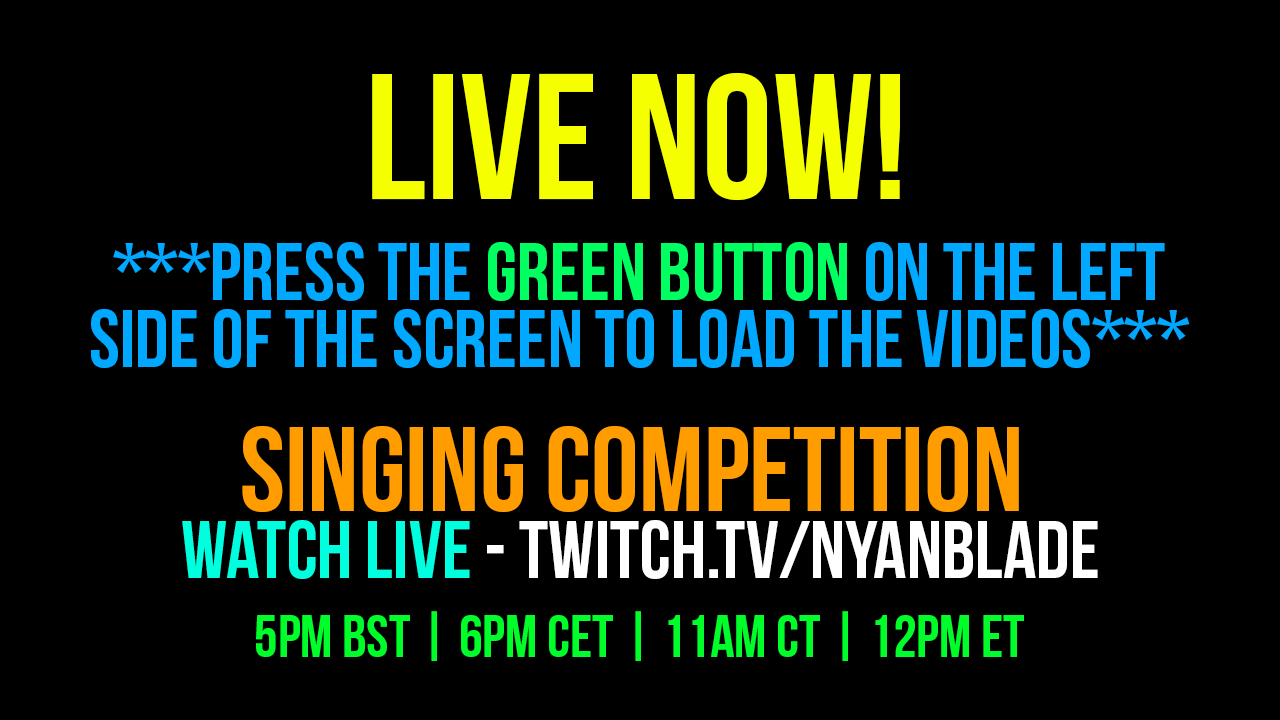
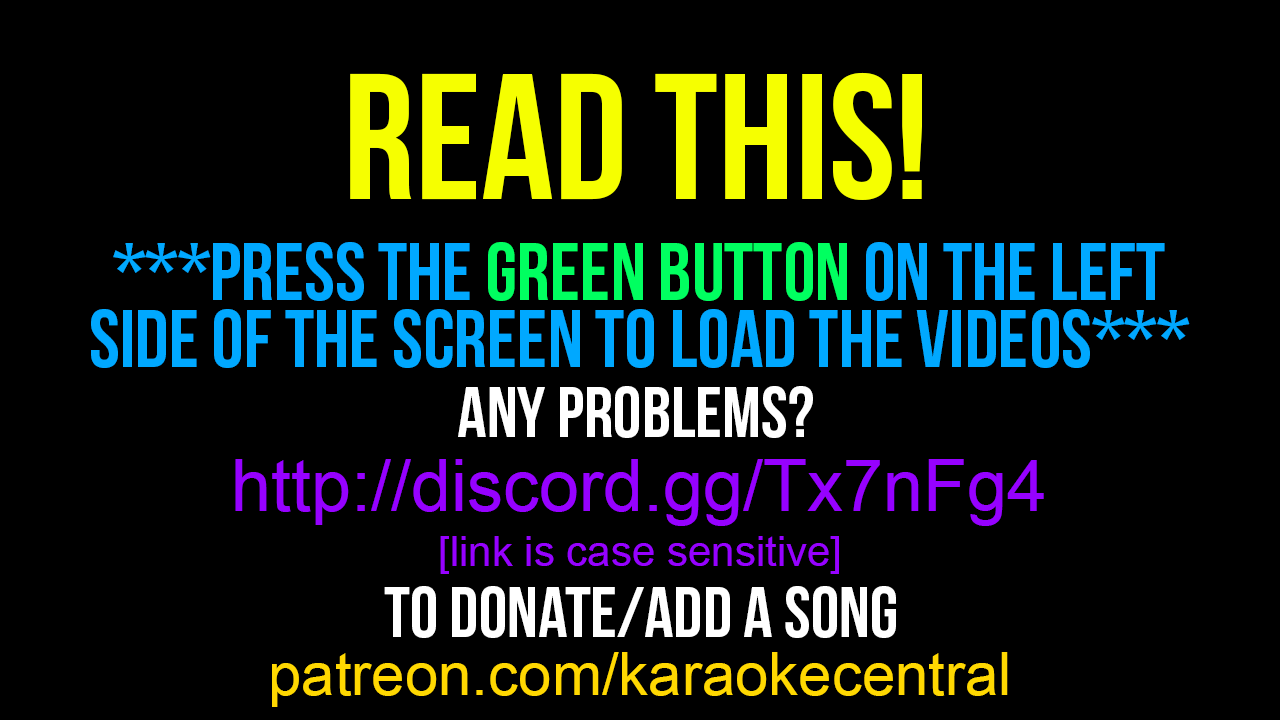
Two versions of the same layered image (1280×720). Layer-by-layer changes:
renamed "LIVE NOW!" to "read this!", painted on it over [350, 72, 922, 201]
hid "5PM BST | 6PM CET | 11AM CT | 12PM ET" over [256, 611, 1024, 661]
hid "SINGING COMPETITION WATCH LIVE - twitch.tv/nyanblade" over [182, 426, 1098, 579]
showed "patreon.com/karaokecentral" over [272, 652, 1008, 707]
showed "[link is case sensitive]" over [440, 536, 839, 574]
showed "http://discord.gg/Tx7nFg4" over [235, 459, 1044, 526]
showed "To donate/add a song" over [384, 586, 896, 638]
showed "any problems?" over [458, 386, 813, 438]
